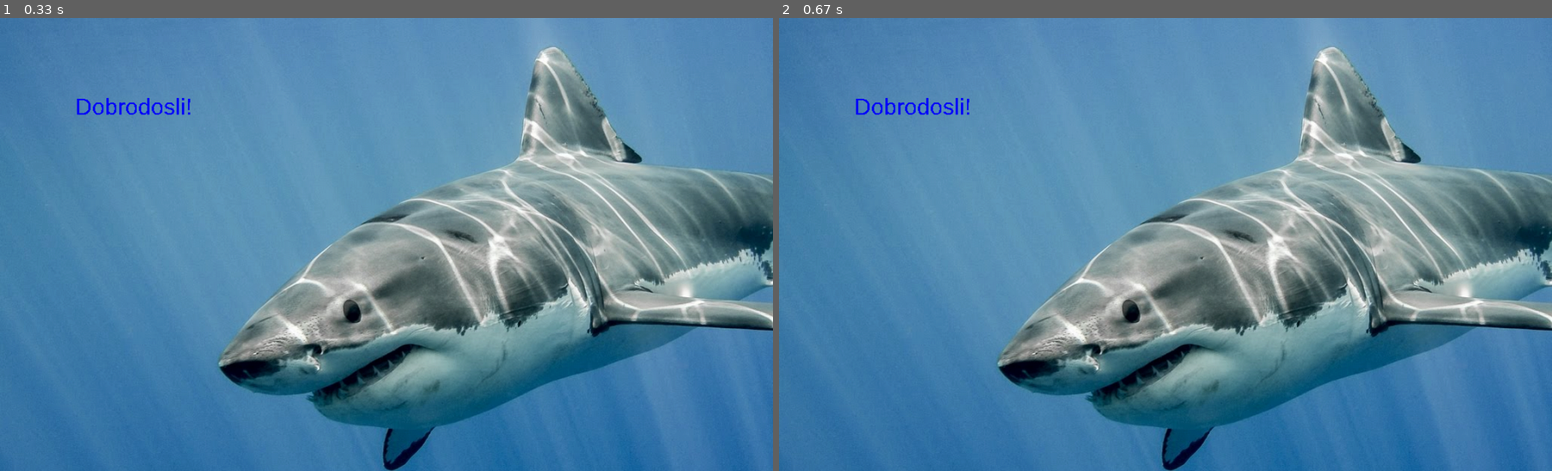
Above: before the commit, frames 1-2 (left to right).
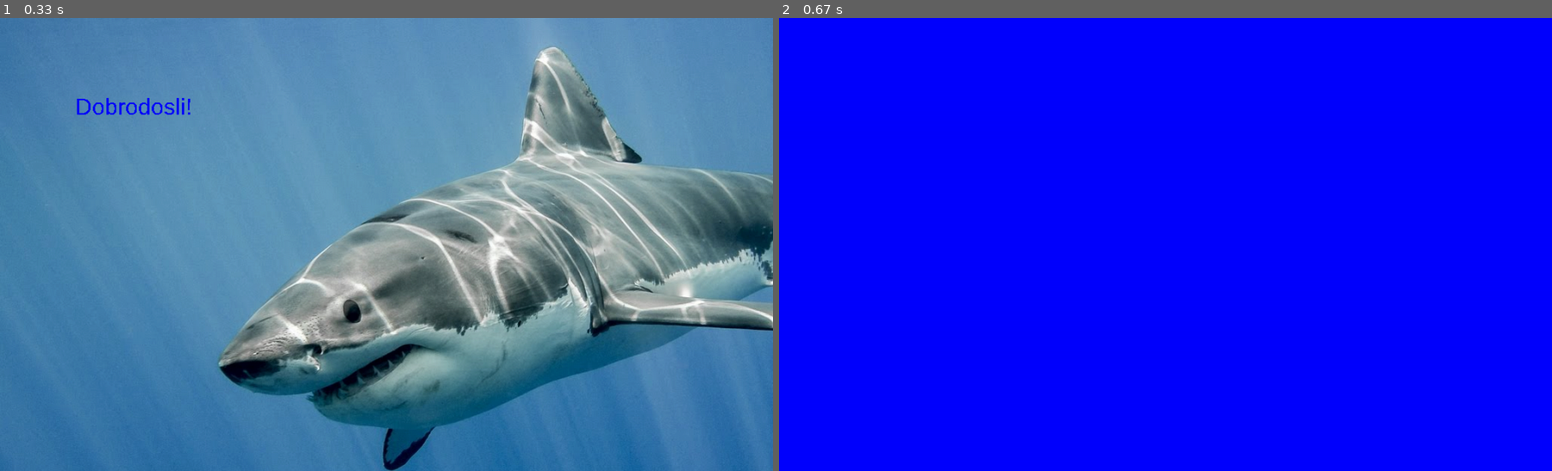
Above: after the commit, the same moments.

Repository: Levara/pygame-hamster
Game: pygame game, started from hamster.py
Same seed, same stepped clock (60 frames per second), same inputs: the game is played once before the commit and once after it.
Inputs:
- Up to frame 1 (0.33 s): no input
- Up to frame 2 (0.67 s): tap Space at 0.33 s

Frame 1 is identical in both runs. In frame 2, 100% of the frame differs, in the area x 0-100%, y 0-100%.

Commit message:
Dodaj novo stanje

Diff:
--- a/hamster.py
+++ b/hamster.py
@@ -35,16 +35,24 @@
 
 clock = pygame.time.Clock()
 
+game_state = "welcome"
+
 done = False
 while not done:
     #event petlja
     for event in pygame.event.get():
         if event.type == pygame.QUIT:
             done = True
+        elif event.type == pygame.KEYDOWN:
+            if event.key == pygame.K_SPACE:
+                game_state = "game"
 
-    screen.fill(WHITE)
-    screen.blit(welcome_image, (0,0) )
-    screen.blit(welcome_text, ( 100, 100) )
+    if game_state == "welcome":
+        screen.fill(WHITE)
+        screen.blit(welcome_image, (0,0) )
+        screen.blit(welcome_text, ( 100, 100) )
+    elif game_state == "game":
+        screen.fill(BLUE)
 
 
     pygame.display.flip()
Binary file added: hamster.png
